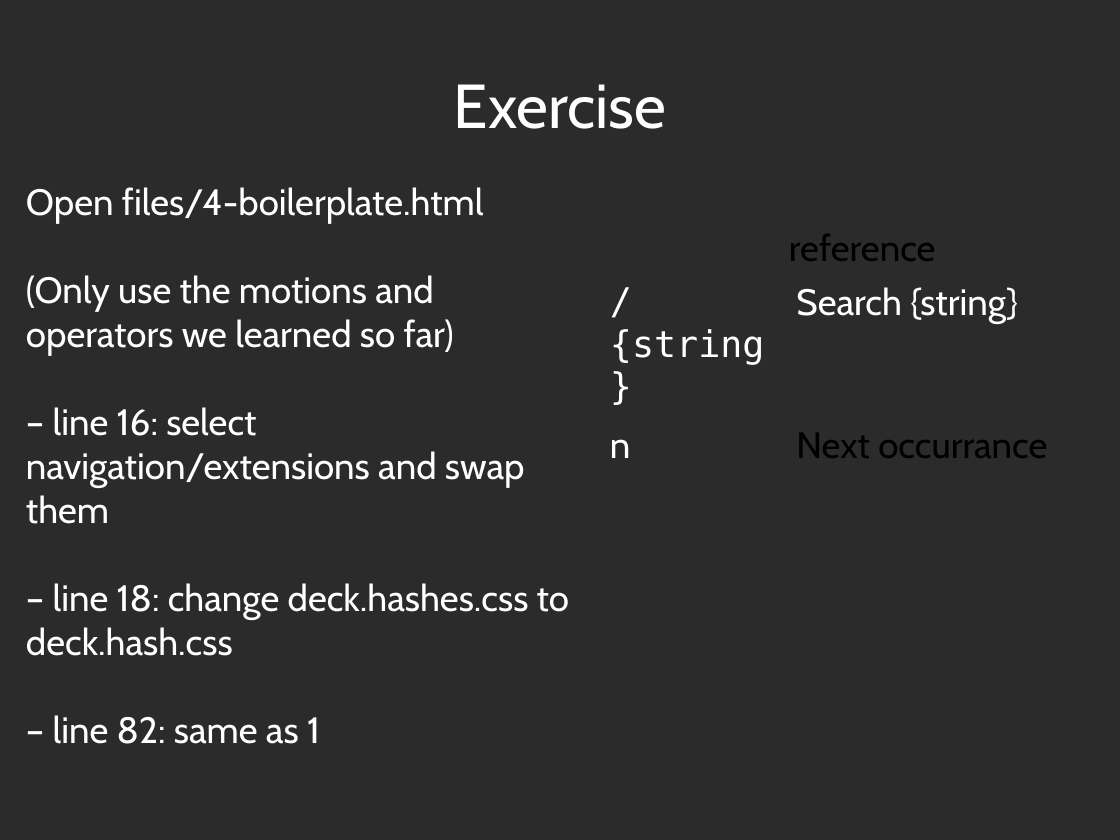
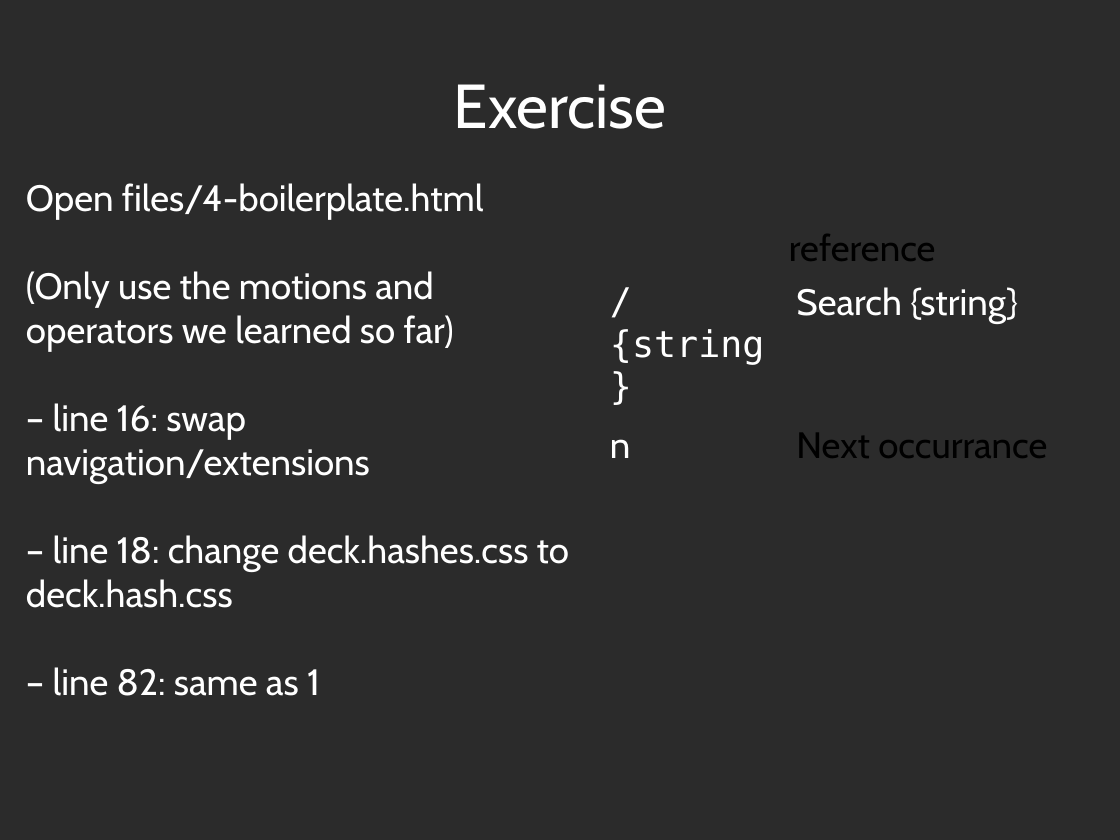
Before and after one commit to aswen/vim-workshop, a slide deck: slide 42 of presentation/vim.odp. Drawn at 1120x840 pixels with LibreOffice and Linux fonts; fonts in the diff are those of the drawing; background and template pictures are left out; a plain dark background stands for a picture behind light text. Boxes give left, top, right and bottom in pixels: in the first picture for what was removed or moved away, otherwise in the second. Text is boxed around its words. In the diff, an @@ line names an element or a change of style, - is before the commit and + after.

```diff
--- a/presentation/vim.odp
+++ b/presentation/vim.odp
@@ text at (x1=26, y1=403, x2=370, y2=484): text changed @@
-– line 16: select navigation/extensions and swap them
+– line 16: swap navigation/extensions
```
Also in this commit, not shown: 3 other slides changed, 1 slide removed, 1 other file.
